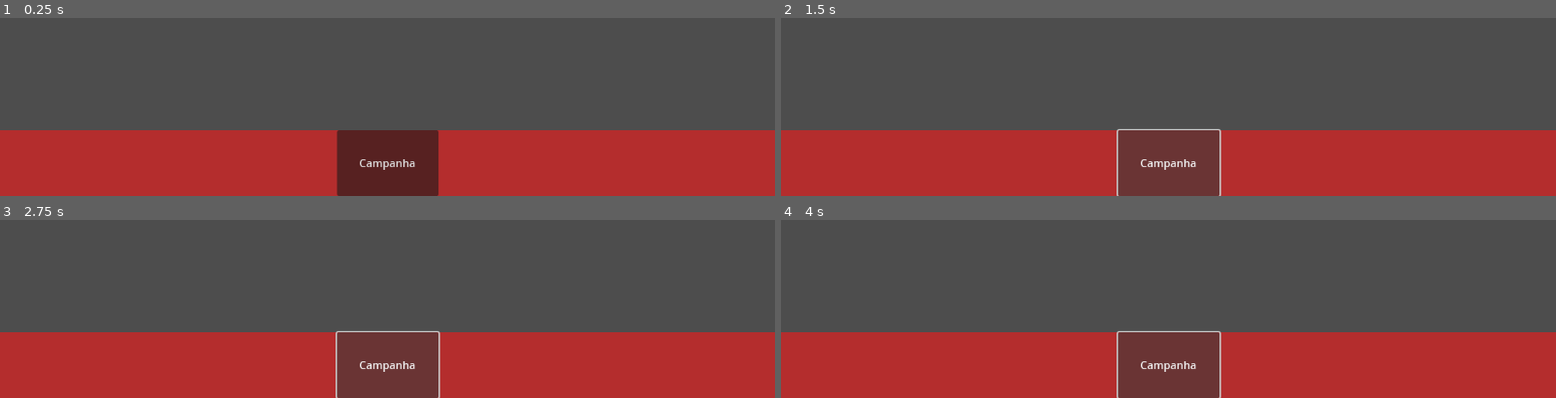
Above: before the commit, frames 1-4 (two rows, left to right).
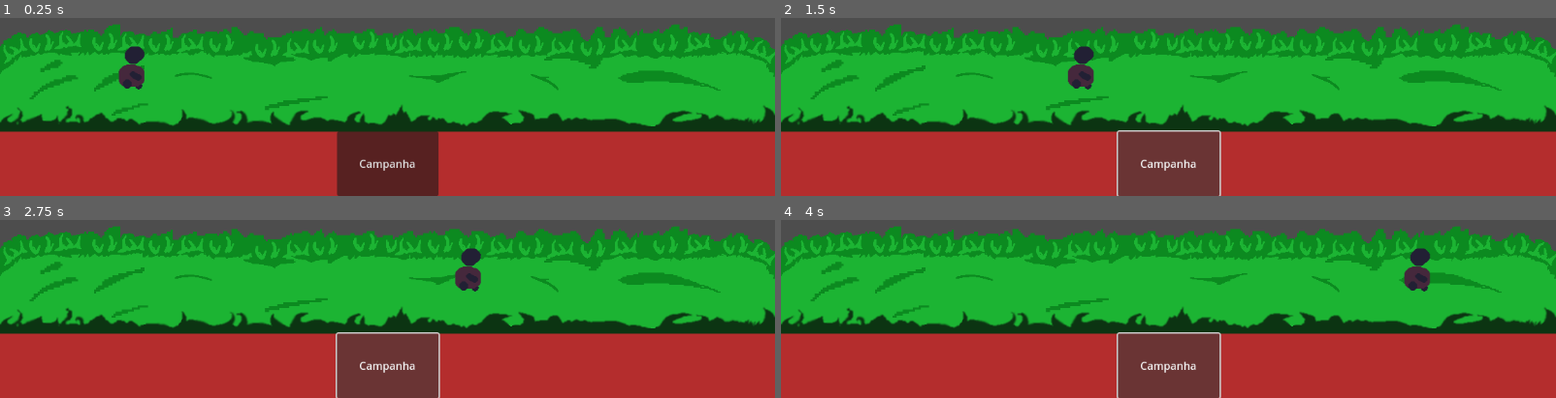
Above: after the commit, the same moments.

Repository: legonnexon/rpg-turn-godot4.1
Game: Godot game, scene res://Scene/MainMenu.tscn
Same seed, same stepped clock (60 frames per second), same inputs: the game is played once before the commit and once after it.
Inputs:
- Up to frame 1 (0.25 s): no input
- Up to frame 2 (1.5 s): click "Campanha" at 0.5 s; click "Campanha" at 1.25 s
- Up to frame 3 (2.75 s): click "Campanha" at 2 s
- Up to frame 4 (4 s): no input

The runs differ from the first frame. In frame 1, 56% of the frame differs, in the area x 0-100%, y 3-86%; in frame 2, 56%; in frame 3, 56%; in frame 4, 56%.
Error after the commit: Parse Error: Expected indented block after function declaration. (res://Scene/CampanhaMenu.gd:10)

Commit message:
Adicionei algumas coisas para o jogo
Não sei ique eu to fazendo mais está ficando mais parecido com oque eu quero

Diff:
--- /dev/null
+++ b/Personagem.tscn
@@ -0,0 +1,37 @@
+[gd_scene load_steps=5 format=3 uid="uid://c3aokieyj2tlk"]
+
+[ext_resource type="Script" path="res://Scene/Area2DMove.gd" id="1_cddpx"]
+[ext_resource type="Texture2D" uid="uid://b26m8dx036o6f" path="res://Sprites/personagem_1.png" id="2_dri8q"]
+
+[sub_resource type="SpriteFrames" id="SpriteFrames_lxqvv"]
+animations = [{
+"frames": [{
+"duration": 1.0,
+"texture": ExtResource("2_dri8q")
+}],
+"loop": true,
+"name": &"parado",
+"speed": 5.0
+}]
+
+[sub_resource type="CapsuleShape2D" id="CapsuleShape2D_etjwk"]
+radius = 16.0
+height = 64.0
+
+[node name="Area2D" type="Area2D"]
+position = Vector2(-32, 0)
+script = ExtResource("1_cddpx")
+speed = 200
+metadata/_edit_group_ = true
+
+[node name="AnimatedSprite2D" type="AnimatedSprite2D" parent="."]
+position = Vector2(152, 456)
+sprite_frames = SubResource("SpriteFrames_lxqvv")
+animation = &"parado"
+
+[node name="CollisionShape2D" type="CollisionShape2D" parent="."]
+position = Vector2(152, 456)
+shape = SubResource("CapsuleShape2D_etjwk")
+
+[node name="Marker2D" type="Marker2D" parent="."]
+position = Vector2(-48, 472)
--- /dev/null
+++ b/Scene/Area2DMove.gd
@@ -0,0 +1,19 @@
+extends Area2D
+
+@export var speed = 400
+var screen_size
+# Called when the node enters the scene tree for the first time.
+func _ready():
+	screen_size = get_viewport_rect().size
+
+# Called every frame. 'delta' is the elapsed time since the previous frame.
+func _process(delta):
+	var velocity = Vector2.ZERO
+	if true:
+		velocity.x += 1
+
+	if velocity.length() > 0:
+		velocity = velocity.normalized() * speed
+
+	position += velocity * delta
+	position = position.clamp(Vector2.ZERO, screen_size)
--- /dev/null
+++ b/Scene/Campanha.tscn
@@ -0,0 +1,24 @@
+[gd_scene load_steps=5 format=3 uid="uid://cdk6pcu07lj4c"]
+
+[ext_resource type="Script" path="res://Scene/CampanhaMenu.gd" id="1_1425s"]
+[ext_resource type="Texture2D" uid="uid://cfmrja1bgbx" path="res://Sprites/spr_meio_mato.png" id="1_mqqsr"]
+[ext_resource type="Texture2D" uid="uid://dqlu1q23irwst" path="res://Sprites/spr_baixo_mato.png" id="3_lacg5"]
+[ext_resource type="Texture2D" uid="uid://d101rxo4of1ol" path="res://Sprites/spr_cima_mato.png" id="3_p7h3i"]
+
+[node name="Node2D" type="Node2D"]
+script = ExtResource("1_1425s")
+speed = null
+metadata/_edit_horizontal_guides_ = [552.0]
+
+[node name="meio_mato" type="Sprite2D" parent="."]
+position = Vector2(576, 472)
+texture = ExtResource("1_mqqsr")
+
+[node name="baixo_mato" type="Sprite2D" parent="."]
+position = Vector2(576, 472)
+texture = ExtResource("3_lacg5")
+metadata/_edit_group_ = true
+
+[node name="cima_mato" type="Sprite2D" parent="."]
+position = Vector2(576, 472)
+texture = ExtResource("3_p7h3i")
--- /dev/null
+++ b/Scene/CampanhaMenu.gd
@@ -0,0 +1,10 @@
+extends Node2D
+
+
+
+# Called when the node enters the scene tree for the first time.
+func _ready():
+	pass
+
+# Called every frame. 'delta' is the elapsed time since the previous frame.
+func _process(delta):
--- a/Scene/CanvaMenu.tscn
+++ b/Scene/CanvaMenu.tscn
@@ -5,13 +5,15 @@
 
 [node name="CanvasLayer" type="CanvasLayer"]
 script = ExtResource("1_mtmgr")
+metadata/_edit_horizontal_guides_ = [552.0, 512.0, 512.0, 512.0, 512.0]
 
 [node name="TextureRect" type="TextureRect" parent="."]
 anchors_preset = 12
 anchor_top = 1.0
 anchor_right = 1.0
 anchor_bottom = 1.0
-offset_top = -98.0
+offset_top = -96.0
+offset_bottom = 2.0
 grow_horizontal = 2
 grow_vertical = 0
 texture = ExtResource("2_ubytl")
@@ -23,7 +25,7 @@
 anchor_right = 0.5
 anchor_bottom = 1.0
 offset_left = -75.0
-offset_top = -98.0
+offset_top = -96.0
 offset_right = 76.0
 grow_horizontal = 2
 grow_vertical = 0
--- a/Scene/MainMenu.tscn
+++ b/Scene/MainMenu.tscn
@@ -1,11 +1,18 @@
-[gd_scene load_steps=3 format=3 uid="uid://i2d0howmbroq"]
+[gd_scene load_steps=5 format=3 uid="uid://i2d0howmbroq"]
 
 [ext_resource type="Script" path="res://Scripts/MainMenu.gd" id="1_8is6u"]
 [ext_resource type="PackedScene" uid="uid://cchv14tbykgq5" path="res://Scene/CanvaMenu.tscn" id="2_oqj8a"]
+[ext_resource type="PackedScene" uid="uid://c3aokieyj2tlk" path="res://Personagem.tscn" id="3_sch0y"]
+[ext_resource type="PackedScene" uid="uid://cdk6pcu07lj4c" path="res://Scene/Campanha.tscn" id="3_tpl3p"]
 
 [node name="Node2D" type="Node2D"]
 script = ExtResource("1_8is6u")
+metadata/_edit_horizontal_guides_ = []
 
 [node name="CanvasLayer" parent="." instance=ExtResource("2_oqj8a")]
 
+[node name="Node2D" parent="." instance=ExtResource("3_tpl3p")]
+
+[node name="Area2D" parent="." instance=ExtResource("3_sch0y")]
+
 [connection signal="campain" from="CanvasLayer" to="." method="_on_canvas_layer_campain"]
Binary file added: Sprites/personagem_1.png
Not shown, added: Sprites/personagem_1.png.import
Binary file added: Sprites/spr_baixo_mato.png
Not shown, added: Sprites/spr_baixo_mato.png.import
Binary file added: Sprites/spr_cima_mato.png
Not shown, added: Sprites/spr_cima_mato.png.import
Binary file added: Sprites/spr_frente_img.png
Not shown, added: Sprites/spr_frente_img.png.import
Binary file added: Sprites/spr_meio_mato.png
Not shown, added: Sprites/spr_meio_mato.png.import
